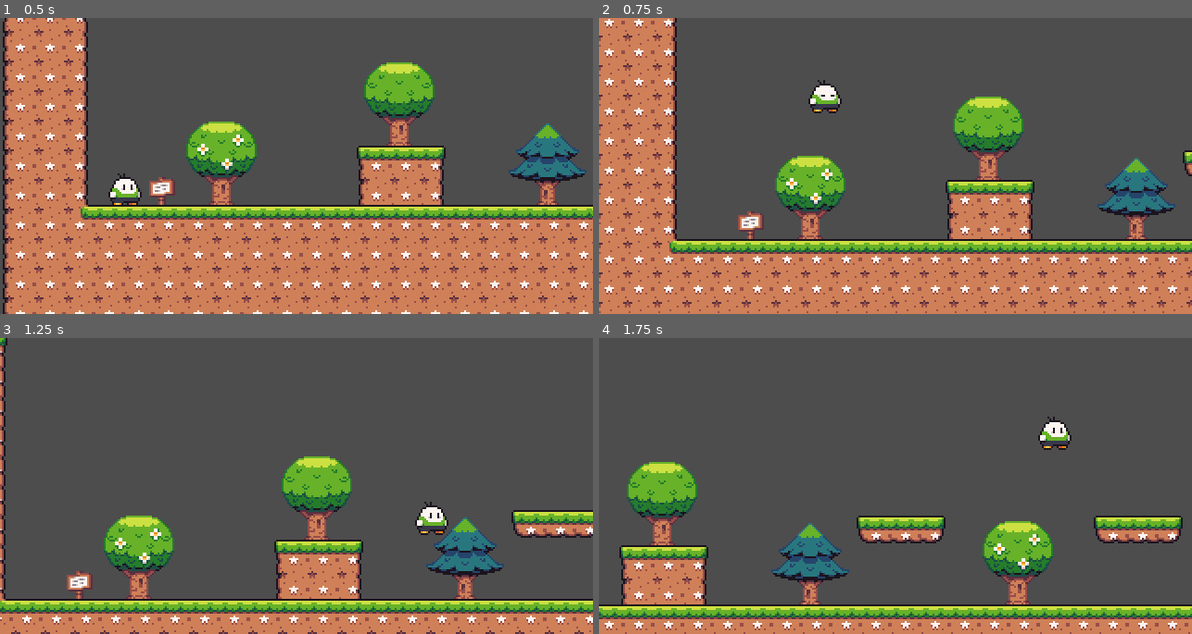
Above: before the commit, frames 1-4 (two rows, left to right).
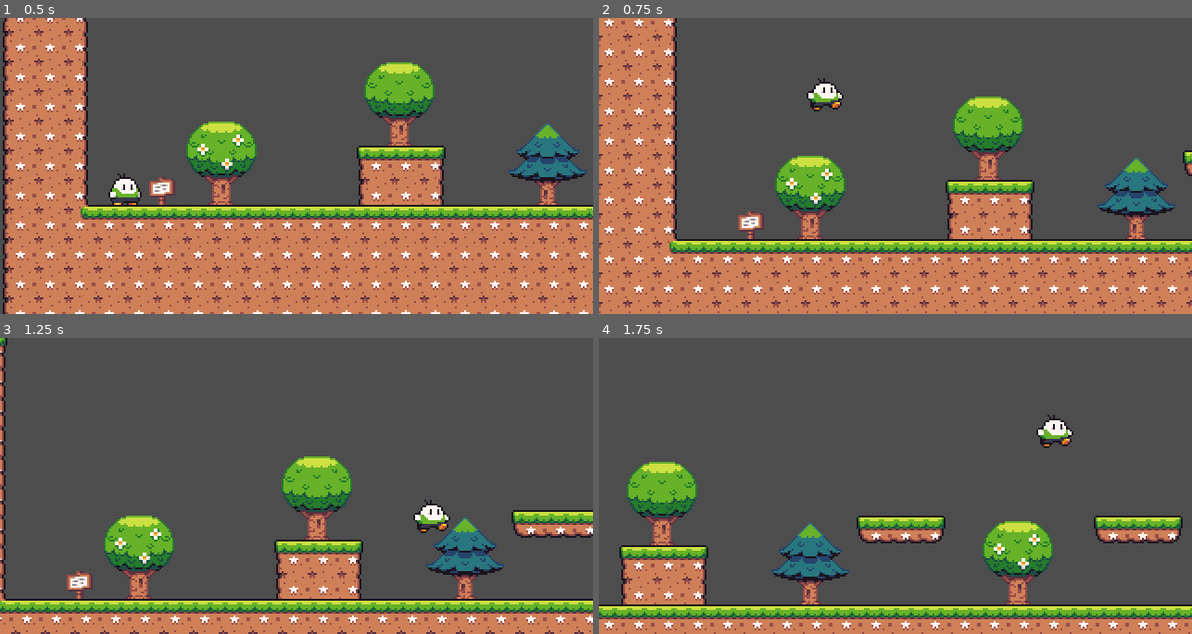
Above: after the commit, the same moments.

Repository: Jv1ctor/learn-2d-godot-plataform
Game: Godot game, scene res://Scenes/world.tscn
The game is run twice, just before and just after one commit, with the same random seed, the same clock (stepped at 60 frames per second) and the same inputs.
Inputs:
- Up to frame 1 (0.5 s): no input
- Up to frame 2 (0.75 s): tap Enter (ui_accept) at 0.5, 0.6 s; hold Right (ui_right) from 0.53 s (still down)
- Up to frame 3 (1.25 s): keep holding Right (ui_right); tap Enter (ui_accept) at 0.77, 1.07 s
- Up to frame 4 (1.75 s): keep holding Right (ui_right); tap Enter (ui_accept) at 1.35, 1.52 s

Frame 1 is identical in both runs. In frame 2, 0.3% of the frame differs, in the area x 35-42%, y 20-33%; in frame 3, 0.3%; in frame 4, 0.3%.

Commit message:
player animation jump and run

Diff:
--- a/Actors/player.tscn
+++ b/Actors/player.tscn
@@ -1,7 +1,9 @@
-[gd_scene load_steps=7 format=3 uid="uid://bvxvkswaosajl"]
+[gd_scene load_steps=13 format=3 uid="uid://bvxvkswaosajl"]
 
 [ext_resource type="Script" uid="uid://da5hqhvaefk8n" path="res://Scripts/player.gd" id="1_y2lmi"]
 [ext_resource type="Texture2D" uid="uid://bdbnx28o58gpn" path="res://Assets/Sprite Pack 2/2 - Mr. Mochi/Idle (32 x 32).png" id="2_xk7p5"]
+[ext_resource type="Texture2D" uid="uid://cw26na432xjqs" path="res://Assets/Sprite Pack 2/2 - Mr. Mochi/Jumping (32 x 32).png" id="3_xmrs8"]
+[ext_resource type="Texture2D" uid="uid://boauor10onmw1" path="res://Assets/Sprite Pack 2/2 - Mr. Mochi/Running (32 x 32).png" id="4_l3d2q"]
 
 [sub_resource type="AtlasTexture" id="AtlasTexture_8j60k"]
 atlas = ExtResource("2_xk7p5")
@@ -10,6 +12,22 @@
 [sub_resource type="AtlasTexture" id="AtlasTexture_fo5ed"]
 atlas = ExtResource("2_xk7p5")
 region = Rect2(32, 0, 32, 32)
+
+[sub_resource type="AtlasTexture" id="AtlasTexture_4bcxw"]
+atlas = ExtResource("4_l3d2q")
+region = Rect2(0, 0, 32, 32)
+
+[sub_resource type="AtlasTexture" id="AtlasTexture_1c8hm"]
+atlas = ExtResource("4_l3d2q")
+region = Rect2(32, 0, 32, 32)
+
+[sub_resource type="AtlasTexture" id="AtlasTexture_sinrj"]
+atlas = ExtResource("4_l3d2q")
+region = Rect2(64, 0, 32, 32)
+
+[sub_resource type="AtlasTexture" id="AtlasTexture_ks2ow"]
+atlas = ExtResource("4_l3d2q")
+region = Rect2(96, 0, 32, 32)
 
 [sub_resource type="SpriteFrames" id="SpriteFrames_5ukr8"]
 animations = [{
@@ -23,10 +41,35 @@
 "loop": true,
 "name": &"idle",
 "speed": 5.0
+}, {
+"frames": [{
+"duration": 1.0,
+"texture": ExtResource("3_xmrs8")
+}],
+"loop": true,
+"name": &"jump",
+"speed": 5.0
+}, {
+"frames": [{
+"duration": 1.0,
+"texture": SubResource("AtlasTexture_4bcxw")
+}, {
+"duration": 1.0,
+"texture": SubResource("AtlasTexture_1c8hm")
+}, {
+"duration": 1.0,
+"texture": SubResource("AtlasTexture_sinrj")
+}, {
+"duration": 1.0,
+"texture": SubResource("AtlasTexture_ks2ow")
+}],
+"loop": true,
+"name": &"run",
+"speed": 8.0
 }]
 
 [sub_resource type="RectangleShape2D" id="RectangleShape2D_y2lmi"]
-size = Vector2(16, 14)
+size = Vector2(16, 15)
 
 [node name="Player" type="CharacterBody2D"]
 collision_mask = 14
@@ -39,7 +82,7 @@
 autoplay = "idle"
 
 [node name="CollisionShape" type="CollisionShape2D" parent="."]
-position = Vector2(0, -7)
+position = Vector2(0, -7.5)
 shape = SubResource("RectangleShape2D_y2lmi")
 
 [node name="Camera2D" type="Camera2D" parent="."]
--- a/Scripts/player.gd
+++ b/Scripts/player.gd
@@ -4,6 +4,8 @@
 const SPEED = 300.0
 const JUMP_FORCE = -400.0
 
+@onready var animatedPlayer = $AnimatedSprite as AnimatedSprite2D
+var is_jumping = false
 
 func _physics_process(delta: float) -> void:
 	# Add the gravity.
@@ -13,13 +15,24 @@
 	# Handle jump.
 	if Input.is_action_just_pressed("ui_accept") and is_on_floor():
 		velocity.y = JUMP_FORCE
+		is_jumping = true
+		animatedPlayer.play("jump")
+	elif is_on_floor():
+		is_jumping = false
+
 
 	# Get the input direction and handle the movement/deceleration.
 	# As good practice, you should replace UI actions with custom gameplay actions.
 	var direction := Input.get_axis("ui_left", "ui_right")
 	if direction:
 		velocity.x = direction * SPEED
+		animatedPlayer.scale.x = direction
+		if !is_jumping:
+			animatedPlayer.play("run")
+	elif is_jumping:
+		animatedPlayer.play("jump")
 	else:
 		velocity.x = move_toward(velocity.x, 0, SPEED)
+		animatedPlayer.play("idle")
 
 	move_and_slide()
